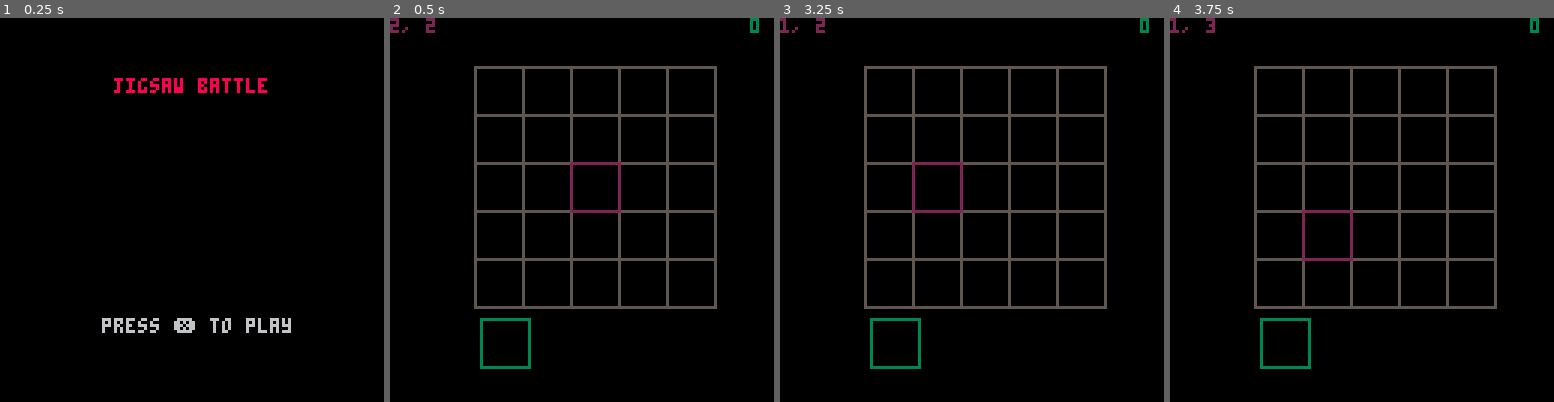
Above: before the commit, frames 1-4 (left to right).
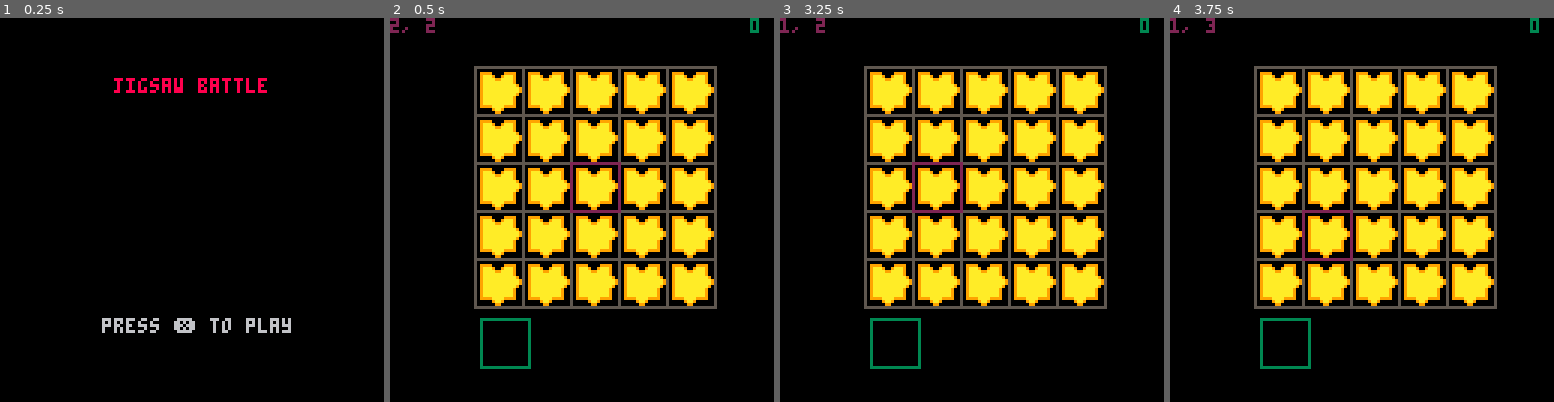
Above: after the commit, the same moments.

Repository: FelixEder/jigsaw-battle
Game: PICO-8 cartridge jigsaw-battle.p8
The game is run twice, just before and just after one commit, with the same random seed, the same clock (stepped at 60 frames per second) and the same inputs.
Inputs:
- Up to frame 1 (0.25 s): no input
- Up to frame 2 (0.5 s): tap X (X key) at 0.33 s
- Up to frame 3 (3.25 s): tap X (X key) at 1.07, 1.85, 2.97 s; hold Right 1.6-2.1 s; hold Up 2.15-2.42 s; hold Right 2.47-3.03 s; hold Left from 3.08 s (still down)
- Up to frame 4 (3.75 s): release Left at 3.58 s; hold Down from 3.63 s (still down)

Frame 1 is identical in both runs. In frame 2, 23% of the frame differs, in the area x 23-85%, y 14-75%; in frame 3, 23%; in frame 4, 23%.

Commit message:
add sample puzzle piece

Diff:
--- a/jigsaw-battle.p8
+++ b/jigsaw-battle.p8
@@ -54,6 +54,7 @@
 			local sx = ox + x*cell_size
 			local sy = oy + y*cell_size
 			rect(sx, sy, sx+cell_size, sy+cell_size, 5)
+		 spr(0,sx,sy, 2, 2)
 		end
 	end
 end
Not shown, changed: 24 lines of the sprite sheet (__gfx__) section of jigsaw-battle.p8
